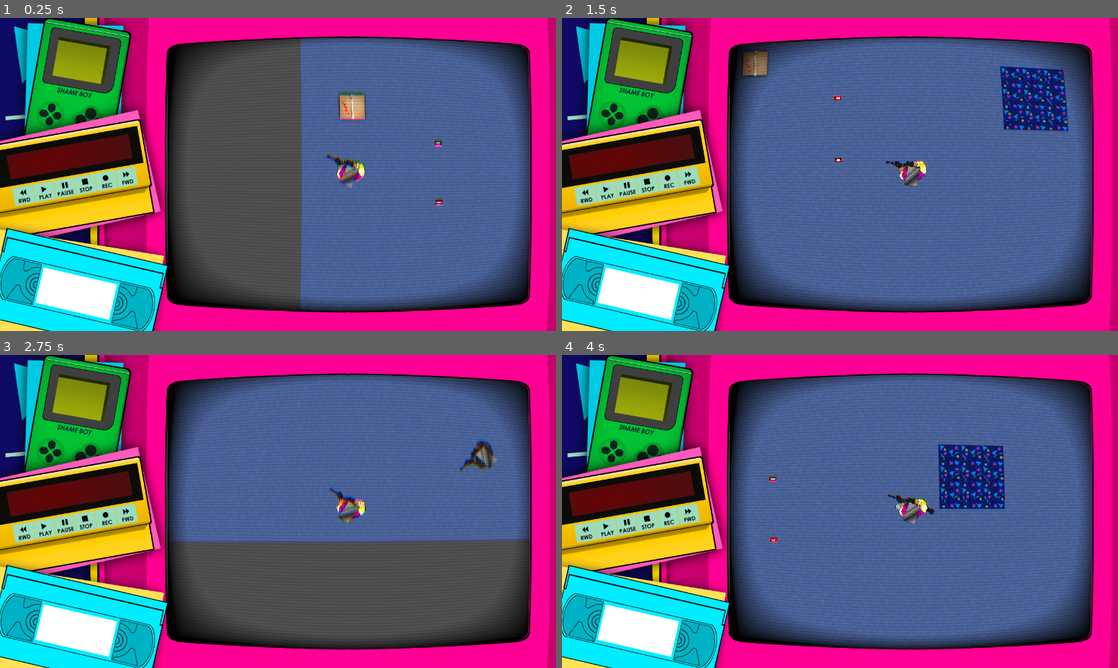
Above: before the commit, frames 1-4 (two rows, left to right).
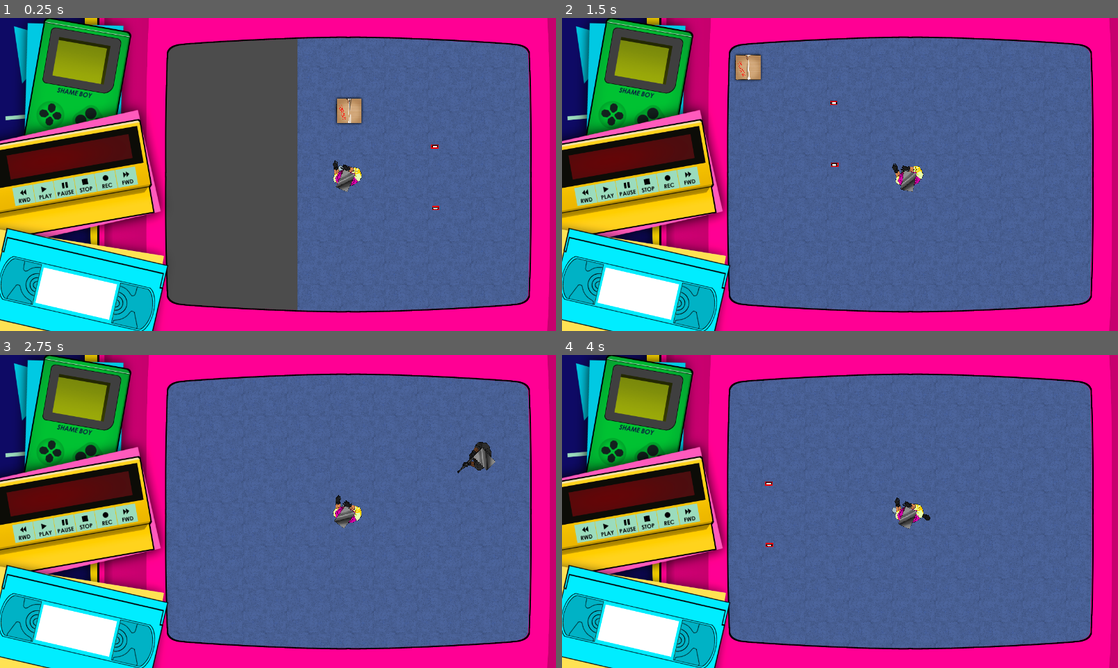
Above: after the commit, the same moments.

Repository: CoderJet/BGJ-2020.2
Game: Godot game, scene res://src/scenes/MainUI/MainScene.tscn
Two runs of this game, one before a commit and one after it. Both use one fixed random seed, a clock stepped at 60 frames per second and the inputs below.
Inputs (mouse positions are in pixels of both pictures, inside the frame that each line leads up to):
- Up to frame 1 (0.25 s): no input
- Up to frame 2 (1.5 s): tap Enter at 0.5 s; move the mouse to (962, 158) at 0.52 s; hold D (right) 0.53-1.28 s; hold E (eject) 0.53-1.28 s; tap F (interact) at 0.8, 1.35 s; move the mouse to (728, 190) at 1.27 s; hold S (backwards) from 1.28 s (still down)
- Up to frame 3 (2.75 s): tap E (eject) at 1.55 s; move the mouse to (333, 442) at 2.02 s; release S (backwards) at 2.03 s; hold D (right) from 2.03 s (still down); hold E (eject) from 2.03 s (still down); tap F (interact) at 2.3 s
- Up to frame 4 (4 s): move the mouse to (812, 574) at 2.77 s; release D (right) at 2.78 s; release E (eject) at 2.78 s; hold W (forward) 2.78-3.53 s; click (812, 574) at 2.85 s; tap E (eject) at 3.05 s; move the mouse to (1006, 558) at 3.52 s; hold A (left) from 3.53 s (still down); hold F (interact) from 3.53 s (still down)

The runs differ from the first frame. In frame 1, 10% of the frame differs, in the area x 30-96%, y 6-94%; in frame 2, 13%; in frame 3, 28%, in the area x 29-96%, y 6-94%; in frame 4, 14%.

Commit message:
Pushing for the lovely Nairu~

Diff:
--- a/project.godot
+++ b/project.godot
@@ -84,9 +84,9 @@
 
 window/size/width=1280
 window/size/height=720
-mouse_cursor/custom_image="res://assets/textures/cursor.png"
+window/size/resizable=false
 window/stretch/mode="2d"
-window/stretch/aspect="keep"
+window/stretch/aspect="expand"
 
 [input]
 
--- a/src/scenes/Enemies/EnemyPistol.gd
+++ b/src/scenes/Enemies/EnemyPistol.gd
@@ -32,8 +32,10 @@
 	if health <= 0:
 		queue_free()
 
-func _body_entered(other : KinematicBody2D) -> void:
-	if other and other.has_method("is_player") and other.name == "Player":
+func _body_entered(other : PhysicsBody2D) -> void:
+	print("%s : %s" % [other.name, other.collision_layer])
+	if other && other.collision_layer == 2:
+		queue_free()
 		if ![$StateMachine.states.chasing, $StateMachine.states.shoot].has($StateMachine.state):
 			# Do a raycast and make sure that we hit the player.
 			$StateMachine.state = $StateMachine.states.chasing
--- a/src/scenes/Enemies/EnemyPistol.tscn
+++ b/src/scenes/Enemies/EnemyPistol.tscn
@@ -4,11 +4,12 @@
 [ext_resource path="res://src/scenes/Enemies/StateMachinePistol.gd" type="Script" id=2]
 [ext_resource path="res://assets/textures/enemy/EnemyTemp.png" type="Texture" id=3]
 
-[sub_resource type="RectangleShape2D" id=4]
+[sub_resource type="RectangleShape2D" id=1]
 extents = Vector2( 119.729, 135.169 )
 
 [node name="Enemy" type="KinematicBody2D"]
 collision_layer = 4
+collision_mask = 3
 script = ExtResource( 1 )
 
 [node name="StateMachine" type="Node" parent="."]
@@ -19,11 +20,12 @@
 texture = ExtResource( 3 )
 
 [node name="CollisionShape2D" type="CollisionShape2D" parent="."]
-position = Vector2( -8.47275, -5.63113 )
-shape = SubResource( 4 )
+position = Vector2( -8, -8 )
+shape = SubResource( 1 )
 
 [node name="Area2D" type="Area2D" parent="."]
 visible = false
+collision_layer = 0
 
 [node name="CollisionPolygon2D" type="CollisionPolygon2D" parent="Area2D"]
 position = Vector2( -393.629, -20.1549 )
@@ -36,3 +38,4 @@
 
 [node name="Tween" type="Tween" parent="."]
 [connection signal="body_entered" from="Area2D" to="." method="_body_entered"]
+[connection signal="body_shape_entered" from="Area2D" to="." method="_on_Area2D_body_shape_entered"]
--- a/src/scenes/MainUI/MainScene.tscn
+++ b/src/scenes/MainUI/MainScene.tscn
@@ -6,20 +6,24 @@
 [ext_resource path="res://src/scenes/PlayerPlayground.tscn" type="PackedScene" id=4]
 [ext_resource path="res://assets/audio/music/VCR Music_main loop01.wav" type="AudioStream" id=5]
 
-
 [node name="Control" type="Control"]
-anchor_right = 1.0
-anchor_bottom = 1.0
+anchor_left = 0.5
+anchor_top = 0.5
+anchor_right = 0.5
+anchor_bottom = 0.5
+margin_left = -640.0
+margin_top = -360.0
+margin_right = 640.0
+margin_bottom = 360.0
 __meta__ = {
 "_edit_use_anchors_": false
 }
 
 [node name="ViewportContainer" type="ViewportContainer" parent="."]
-margin_left = 385.0
-margin_top = 28.0
-margin_right = 1234.0
-margin_bottom = 676.0
-stretch = true
+margin_left = 376.0
+margin_top = 40.0
+margin_right = 1225.0
+margin_bottom = 688.0
 __meta__ = {
 "_edit_use_anchors_": false
 }
@@ -27,11 +31,11 @@
 [node name="Viewport" type="Viewport" parent="ViewportContainer"]
 size = Vector2( 849, 648 )
 handle_input_locally = false
+usage = 0
+render_direct_to_screen = true
 render_target_update_mode = 3
 
-[node name="Camera2D" type="Camera2D" parent="ViewportContainer/Viewport"]
-
-[node name="PlayerPlayground" parent="ViewportContainer/Viewport" instance=ExtResource( 4 )]
+[node name="Level" parent="ViewportContainer/Viewport" instance=ExtResource( 4 )]
 
 [node name="Label" type="Label" parent="."]
 visible = false
@@ -47,6 +51,7 @@
 }
 
 [node name="ScanLineEffect" type="TextureRect" parent="."]
+visible = false
 material = ExtResource( 2 )
 margin_left = 385.0
 margin_top = 28.0
@@ -80,6 +85,7 @@
 }
 
 [node name="Music" type="AudioStreamPlayer2D" parent="."]
+visible = false
 position = Vector2( 640, 360 )
 stream = ExtResource( 5 )
 volume_db = -8.0
--- a/src/scenes/PlayerPlayground.tscn
+++ b/src/scenes/PlayerPlayground.tscn
@@ -1,9 +1,7 @@
-[gd_scene load_steps=17 format=2]
+[gd_scene load_steps=14 format=2]
 
 [ext_resource path="res://src/scenes/entities/Player.tscn" type="PackedScene" id=1]
 [ext_resource path="res://assets/textures/tiles/Floor_Carpet_Funk.png" type="Texture" id=2]
-[ext_resource path="res://src/scripts/entities/Enemy.gd" type="Script" id=3]
-[ext_resource path="res://src/scripts/state-machines/EnemyStateMachine.gd" type="Script" id=4]
 [ext_resource path="res://src/scripts/AStar-Pathfinding.gd" type="Script" id=5]
 [ext_resource path="res://assets/textures/tiles/Floor_Timber.png" type="Texture" id=6]
 [ext_resource path="res://assets/textures/tiles/Floor_BluckBoster_Carpet.png" type="Texture" id=7]
@@ -75,10 +73,7 @@
 [sub_resource type="RectangleShape2D" id=2]
 extents = Vector2( 142.552, 145.379 )
 
-[sub_resource type="RectangleShape2D" id=3]
-extents = Vector2( 157.766, 153.327 )
-
-[node name="PlayerPlayground" type="Node2D"]
+[node name="PlayerPlayground" type="Node"]
 script = ExtResource( 12 )
 
 [node name="WorldEnvironment" type="WorldEnvironment" parent="."]
@@ -86,7 +81,6 @@
 
 [node name="Floor" type="TileMap" parent="."]
 modulate = Color( 0.509804, 0.635294, 0.917647, 1 )
-scale = Vector2( 0.5, 0.5 )
 tile_set = SubResource( 1 )
 cell_size = Vector2( 500, 500 )
 format = 1
@@ -114,26 +108,9 @@
 position = Vector2( 10.7026, 1.18921 )
 shape = SubResource( 2 )
 
-[node name="Enemy" type="KinematicBody2D" parent="Node"]
-position = Vector2( 4496, 1768 )
-collision_layer = 4
-script = ExtResource( 3 )
-speed = 500.0
-polygon_path = NodePath("../../Polygon2D")
-
-[node name="StateMachine" type="Node" parent="Node/Enemy"]
-script = ExtResource( 4 )
-
-[node name="Sprite" type="Sprite" parent="Node/Enemy"]
-modulate = Color( 1, 0, 0, 1 )
-texture = ExtResource( 9 )
-
-[node name="CollisionShape2D" type="CollisionShape2D" parent="Node/Enemy"]
-position = Vector2( 8.3252, 0 )
-shape = SubResource( 3 )
-
 [node name="Enemy2" parent="Node" instance=ExtResource( 11 )]
 position = Vector2( 7751.2, 4047.67 )
+collision_mask = 3
 speed = 2000.0
 max_health = 50
 polygon_path = NodePath("../../Polygon2D")
@@ -141,6 +118,7 @@
 
 [node name="Enemy3" parent="Node" instance=ExtResource( 11 )]
 position = Vector2( 5369.9, 1599.03 )
+collision_mask = 3
 speed = 2000.0
 max_health = 50
 polygon_path = NodePath("../../Polygon2D")
@@ -150,8 +128,6 @@
 [node name="Player" parent="." instance=ExtResource( 1 )]
 position = Vector2( 576, 2498.85 )
 collision_mask = 6
-speed = 2500.0
-smoothing = 0.5
 
 [node name="Polygon2D" type="Polygon2D" parent="."]
 position = Vector2( 6250.7, 1366.88 )
@@ -161,9 +137,9 @@
 
 [node name="Tapes" type="Node" parent="."]
 
-[node name="VHS" parent="Tapes" instance=ExtResource( 13 )]
+[node name="Pistol" parent="Tapes" instance=ExtResource( 13 )]
 position = Vector2( 1577.31, 2153.98 )
 
-[node name="VHS2" parent="Tapes" instance=ExtResource( 13 )]
+[node name="SMG" parent="Tapes" instance=ExtResource( 13 )]
 position = Vector2( 1584.45, 2862.75 )
 tape_type = 1
--- /dev/null
+++ b/src/scenes/Scene1-VHSStore/Level-TheStreets.tscn
@@ -0,0 +1,64 @@
+[gd_scene load_steps=9 format=2]
+
+[ext_resource path="res://assets/textures/tiles/Road_Asphalt_Seamless.png" type="Texture" id=1]
+[ext_resource path="res://assets/textures/objects/Road_Barrier_Red.png" type="Texture" id=2]
+[ext_resource path="res://src/scenes/entities/Player.tscn" type="PackedScene" id=3]
+[ext_resource path="res://src/scenes/entities/VHS/VHS_Item.tscn" type="PackedScene" id=4]
+[ext_resource path="res://src/scripts/GameManager.gd" type="Script" id=5]
+[ext_resource path="res://assets/textures/objects/Road_Grid.png" type="Texture" id=6]
+
+[sub_resource type="TileSet" id=1]
+0/name = "Road_Asphalt_Seamless.png 0"
+0/texture = ExtResource( 1 )
+0/tex_offset = Vector2( 0, 0 )
+0/modulate = Color( 1, 1, 1, 1 )
+0/region = Rect2( 0, 0, 500, 500 )
+0/tile_mode = 0
+0/occluder_offset = Vector2( 0, 0 )
+0/navigation_offset = Vector2( 0, 0 )
+0/shape_offset = Vector2( 0, 0 )
+0/shape_transform = Transform2D( 1, 0, 0, 1, 0, 0 )
+0/shape_one_way = false
+0/shape_one_way_margin = 0.0
+0/shapes = [  ]
+0/z_index = 0
+
+[sub_resource type="RectangleShape2D" id=2]
+extents = Vector2( 144.149, 226.187 )
+
+[node name="The Streets" type="Node"]
+script = ExtResource( 5 )
+
+[node name="Floor" type="TileMap" parent="."]
+tile_set = SubResource( 1 )
+cell_size = Vector2( 500, 500 )
+format = 1
+tile_data = PoolIntArray( 131072, 0, 0, 131073, 0, 0, 131074, 0, 0, 131075, 0, 0, 131076, 0, 0, 131077, 0, 0, 131078, 0, 0, 131079, 0, 0, 131080, 0, 0, 131081, 0, 0, 131082, 0, 0, 131083, 0, 0, 131084, 0, 0, 131085, 0, 0, 131086, 0, 0, 131087, 0, 0, 196608, 0, 0, 196609, 0, 0, 196610, 0, 0, 196611, 0, 0, 196612, 0, 0, 196613, 0, 0, 196614, 0, 0, 196615, 0, 0, 196616, 0, 0, 196617, 0, 0, 196618, 0, 0, 196619, 0, 0, 196620, 0, 0, 196621, 0, 0, 196622, 0, 0, 196623, 0, 0, 262144, 0, 0, 262145, 0, 0, 262146, 0, 0, 262147, 0, 0, 262148, 0, 0, 262149, 0, 0, 262150, 0, 0, 262151, 0, 0, 262152, 0, 0, 262153, 0, 0, 262154, 0, 0, 262155, 0, 0, 262156, 0, 0, 262157, 0, 0, 262158, 0, 0, 262159, 0, 0, 327680, 0, 0, 327681, 0, 0, 327682, 0, 0, 327683, 0, 0, 327684, 0, 0, 327685, 0, 0, 327686, 0, 0, 327687, 0, 0, 327688, 0, 0, 327689, 0, 0, 327690, 0, 0, 327691, 0, 0, 327692, 0, 0, 327693, 0, 0, 327694, 0, 0, 327695, 0, 0 )
+
+[node name="Aesthetics" type="Node" parent="."]
+
+[node name="Road_Grid" type="Sprite" parent="Aesthetics"]
+position = Vector2( 2813.87, 2059.79 )
+texture = ExtResource( 6 )
+
+[node name="Obstacles" type="Node" parent="."]
+
+[node name="Obstacle" type="StaticBody2D" parent="Obstacles"]
+position = Vector2( 2813.87, 1251.32 )
+collision_layer = 2
+
+[node name="Sprite" type="Sprite" parent="Obstacles/Obstacle"]
+texture = ExtResource( 2 )
+
+[node name="Collision" type="CollisionShape2D" parent="Obstacles/Obstacle"]
+shape = SubResource( 2 )
+
+[node name="Tapes" type="Node" parent="."]
+
+[node name="Pistol" parent="Tapes" instance=ExtResource( 4 )]
+position = Vector2( 1495.33, 1975.18 )
+
+[node name="Particles" type="Node" parent="."]
+
+[node name="Player" parent="." instance=ExtResource( 3 )]
+position = Vector2( 1287.3, 2059.79 )
--- a/src/scenes/entities/Player.tscn
+++ b/src/scenes/entities/Player.tscn
@@ -9,6 +9,7 @@
 [ext_resource path="res://assets/textures/player/Run02.png" type="Texture" id=7]
 [ext_resource path="res://assets/textures/player/Run03.png" type="Texture" id=8]
 [ext_resource path="res://assets/textures/player/PCFlash.png" type="Texture" id=9]
+[ext_resource path="res://assets/textures/player/PCGunless.png" type="Texture" id=10]
 
 [sub_resource type="SpriteFrames" id=1]
 animations = [ {
@@ -25,10 +26,20 @@
 
 [sub_resource type="SpriteFrames" id=2]
 animations = [ {
+"frames": [ ExtResource( 5 ) ],
+"loop": true,
+"name": "idle",
+"speed": 30.0
+}, {
+"frames": [ ExtResource( 10 ) ],
+"loop": true,
+"name": "gunless",
+"speed": 5.0
+}, {
 "frames": [ ExtResource( 5 ), ExtResource( 9 ), ExtResource( 5 ) ],
 "loop": true,
-"name": "default",
-"speed": 30.0
+"name": "gunning",
+"speed": 5.0
 } ]
 
 [sub_resource type="CircleShape2D" id=3]
@@ -37,6 +48,7 @@
 [node name="Player" type="KinematicBody2D"]
 collision_mask = 0
 script = ExtResource( 2 )
+speed = 2500.0
 
 [node name="StateMachine" type="Node" parent="."]
 script = ExtResource( 1 )
@@ -53,9 +65,6 @@
 [node name="ReloadDelay" type="Timer" parent="."]
 one_shot = true
 
-[node name="VCR" type="Node2D" parent="."]
-position = Vector2( 0, -64 )
-
 [node name="Legs" type="AnimatedSprite" parent="."]
 frames = SubResource( 1 )
 animation = "running"
@@ -65,12 +74,13 @@
 [node name="Torso" type="AnimatedSprite" parent="Body"]
 position = Vector2( 88, 0 )
 frames = SubResource( 2 )
+animation = "idle"
 
 [node name="RayCast2D" type="RayCast2D" parent="Body"]
 position = Vector2( 312, 48 )
 enabled = true
 cast_to = Vector2( 2000, 0 )
-collision_mask = 4
+collision_mask = 6
 
 [node name="muzzle_flash" type="Sprite" parent="Body"]
 visible = false
--- a/src/scenes/entities/VHS/VHS_Item.tscn
+++ b/src/scenes/entities/VHS/VHS_Item.tscn
@@ -3,7 +3,6 @@
 [ext_resource path="res://src/scripts/entities/player/VCR-Item.gd" type="Script" id=1]
 [ext_resource path="res://assets/textures/objects/Pickup.png" type="Texture" id=2]
 [ext_resource path="res://assets/textures/square.png" type="Texture" id=3]
-
 
 [sub_resource type="CircleShape2D" id=1]
 radius = 194.648
@@ -12,6 +11,8 @@
 extents = Vector2( 40, 24 )
 
 [node name="VHS" type="RigidBody2D"]
+collision_layer = 2
+collision_mask = 7
 gravity_scale = 0.0
 linear_damp = 1.0
 angular_damp = 5.0
--- a/src/scripts/GameManager.gd
+++ b/src/scripts/GameManager.gd
@@ -1,15 +1,18 @@
-extends Node2D
+extends Node
 
 signal tape_pickuped(tape_type)
+signal mouse_pos(mouse_pos)
 
 
 func _ready() -> void:
 	$Player.connect("eject_tape", self, "eject_tape")
 
+	self.connect("tape_pickuped", $Player, "tape_pickuped")
+	self.connect("mouse_pos", $Player, "mouse_pos")
+
 	for child in get_node("Tapes").get_children():
 		if child is VHS_Item:
 			child.connect("tape_pickuped", self, "tape_pickuped")
-			self.connect("tape_pickuped", $Player, "tape_pickuped")
 
 
 func tape_pickuped(tape_type) -> void:
@@ -27,7 +30,7 @@
 		node_to_load.vhs_gun = tape_type
 		node_to_load.position = $Player.position
 		node_to_load.rotation = $Player.rotation
-		node_to_load.shoot_out(node_to_load.rotation, 7500)
+		node_to_load.shoot_out(node_to_load.rotation, 10000)
 
 		node_to_load.connect("tape_pickuped", self, "tape_pickuped")
 		self.connect("tape_pickuped", $Player, "tape_pickuped")
--- /dev/null
+++ b/src/scripts/entities/Obstacles.gd
@@ -0,0 +1 @@
+extends StaticBody2D
--- a/src/scripts/entities/VHS/VHS-Pistol.gd
+++ b/src/scripts/entities/VHS/VHS-Pistol.gd
@@ -4,8 +4,8 @@
 	self.tape_type = Globals.TapeType.Pistol
 	self.spray_x = Vector2(-50, 50)
 	self.spray_y = Vector2(-50, 50)
-	self.gun_damage = 5
+	self.gun_damage = 10
 	self.max_magazine_size = 6
 	self.magazine_size = self.max_magazine_size
-	self.shot_delay = 0.75
+	self.shot_delay = 0.25
 	self.reload_delay = 0.1
--- a/src/scripts/entities/player/Player.gd
+++ b/src/scripts/entities/player/Player.gd
@@ -4,12 +4,12 @@
 signal hit_point(location)
 signal eject_tape(tape_type)
 
-export (float, 0.05, 1.0, 0.05) var smoothing : float = 0.1
-#export (float) var cooldown_frames = 0
+#export (float, 0.05, 1.0, 0.05) var smoothing : float = 0.1
 export (float) var weapon_range = 2000
 
 onready var hit_scan 		: RayCast2D			= get_node("Body/RayCast2D")
 onready var legs 			: AnimatedSprite 	= get_node("Legs")
+onready var torso 			: AnimatedSprite 	= get_node("Body/Torso")
 onready var tween 			: Tween 			= get_node("Tween")
 onready var shot_delay 		: Timer 			= get_node("ShotDelay")
 onready var reload_delay 	: Timer 			= get_node("ReloadDelay")
@@ -26,12 +26,18 @@
 ## Public
 ## Animation
 func play_idle() -> void:
-	if legs.animation != "idle":
-		legs.play("idle")
+	if current_gun:
+		torso.play("idle")
+	else:
+		torso.play("gunless")
+	legs.play("idle")
 
 func play_running() -> void:
-	if legs.animation != "running":
-		legs.play("running")
+	if current_gun:
+		torso.play("idle")
+	else:
+		torso.play("gunless")
+	legs.play("running")
 
 ## Handlers
 ## Checks
@@ -92,6 +98,7 @@
 
 			var pos = Vector2.ZERO
 			hit_scan.cast_to = Vector2(weapon_range + diff_y, diff_x)
+
 			if hit_scan.is_colliding():
 				if hit_scan.get_collider().has_method("take_damage"):
 					hit_scan.get_collider().take_damage(current_gun.gun_damage)
@@ -148,14 +155,9 @@
 func _ready() -> void:
 	play_idle()
 
-
 func _process(delta: float) -> void:
 	## Rotate the torso inline with the mouse position
 	look_at(get_global_mouse_position())
-	#mouse_pos = get_global_mouse_position()
-	# Interpret the value in degrees, so we can work with them easier.
-	#var torso_value = fmod(rad2deg(rotation + (mouse_pos.angle() * smoothing)), 360)
-	#rotation_degrees = torso_value
 
 	if flash == true:
 		if flash_frames == 0:
--- a/src/scripts/entities/player/VCR-Item.gd
+++ b/src/scripts/entities/player/VCR-Item.gd
@@ -44,4 +44,5 @@
 
 func _unhandled_key_input(event: InputEventKey) -> void:
 	if event.is_action_pressed("interact") && collectable:
+		print("Test")
 		emit_signal("tape_pickuped", vhs_gun)
--- a/src/scripts/state-machines/PlayerStateMachine.gd
+++ b/src/scripts/state-machines/PlayerStateMachine.gd
@@ -9,13 +9,14 @@
 
 ## State machine logic
 func _state_logic(delta : float) -> void:
+	if state != states.die:
+		parent.handle_movement(delta)
+
 	if [states.idle, states.run].has(state):
-		parent.handle_movement(delta)
 		parent.handle_weapon()
-	elif state == states.reload:
+
+	if state == states.reload:
 		parent.rewind_tape()
-		parent.handle_movement(delta)
-		pass
 
 
 func _get_transition(delta : float):
Binary file added: assets/textures/objects/Road_Barrier_Red.png
Not shown, added: assets/textures/objects/Road_Barrier_Red.png.import
Binary file added: assets/textures/objects/Road_Barrier_White.png
Not shown, added: assets/textures/objects/Road_Barrier_White.png.import
Binary file added: assets/textures/objects/Road_Grid.png
Not shown, added: assets/textures/objects/Road_Grid.png.import
Binary file added: assets/textures/player/PCGunless.png
Not shown, added: assets/textures/player/PCGunless.png.import
Binary file added: assets/textures/tiles/Road_Asphalt_Seamless.png
Not shown, added: assets/textures/tiles/Road_Asphalt_Seamless.png.import
Not shown: 1 places in src/scenes/entities/Player.tscn that only renumber resources
